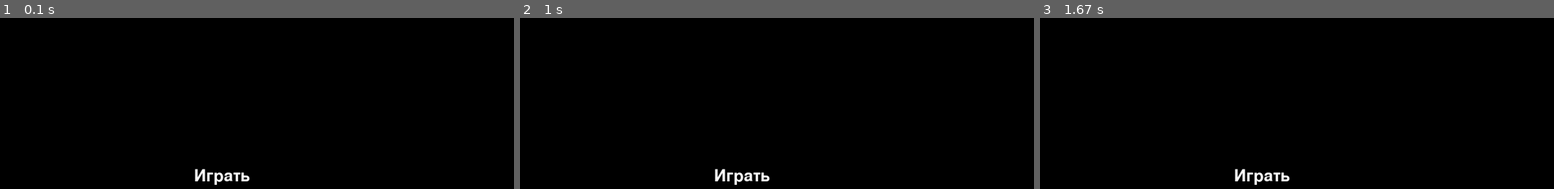
Above: before the commit, frames 1-3 (left to right).
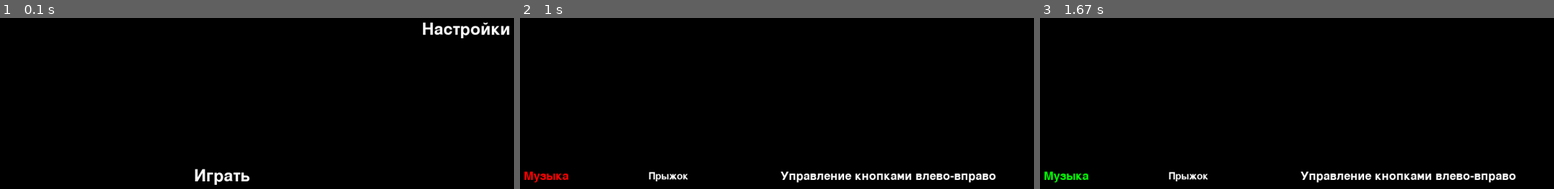
Above: after the commit, the same moments.

Repository: justxale/pygame-cyphered
Game: pygame game, started from main.py
The game is run twice, just before and just after one commit, with the same random seed, the same clock (stepped at 60 frames per second) and the same inputs.
Inputs (mouse positions are in pixels of both pictures, inside the frame that each line leads up to):
- Up to frame 1 (0.1 s): no input
- Up to frame 2 (1 s): click (987, 29) at 0.38 s, where only the run after the commit has a clickable "Настройки"; click (545, 175) at 0.72 s, where only the run after the commit has a clickable "Музыка"
- Up to frame 3 (1.67 s): click (1065, 175) at 1.05 s, where only the run after the commit has a clickable "Музыка"

The runs differ from the first frame. In frame 1, 0.7% of the frame differs, in the area x 82-100%, y 2-13%; in frame 2, 2.2%, in the area x 0-93%, y 88-98%; in frame 3, 2.2%.

Commit message:
Музыка, недоделанные настройки

Diff:
--- a/cyphered/ui/Button.py
+++ b/cyphered/ui/Button.py
@@ -18,4 +18,15 @@
 
     text_rect = text_surface.get_rect(center=button_rect.center)
 
-    return (text_surface, text_rect, button_rect)
+    return (text_surface, text_rect, button_rect, button_x, button_y, button_width, button_height)
+
+
+class Button:
+    def __init__(self):
+        pass
+
+    def create(self):
+        pass
+
+    def render(self):
+        pass
--- /dev/null
+++ b/cyphered/ui/Sounds.py
@@ -0,0 +1,22 @@
+import pygame
+
+
+class SoundPlayer:
+    def __init__(self):
+        pygame.mixer.init()  # Инициализация mixer'а
+
+    def play_sound(self, sound_file, volume=0.1):
+        sound = pygame.mixer.Sound(sound_file)  # Загрузка звукового файла
+        sound.set_volume(volume)  # Установка громкости
+        sound.play()  # Проигрывание звука
+
+    def play_music(self, music_file, repeat=True):
+        pygame.mixer.music.load(music_file)  # Загрузка музыкального файла
+        pygame.mixer.music.set_volume(0.2)
+        pygame.mixer.music.play(-1 if repeat else 0)  # Проигрывание музыки с повтором (если указано)
+
+    def pause_music(self):
+        pygame.mixer.music.pause()  # Пауза музыки
+
+    def unpause_music(self):
+        pygame.mixer.music.unpause()  # Возобновление проигрывания музыки
--- a/main.py
+++ b/main.py
@@ -2,6 +2,10 @@
 from cyphered.ui.Button import get_component_button
 from cyphered.ui.Text_displ import text_displ
 from cyphered.ui.Multiple_text_displ import multiple_text_discpl
+from cyphered.ui.Sounds import SoundPlayer
+
+with open('./Resources/settings') as f:
+    rightleft, jump, music = tuple(map(str, f.readline().split(',')))
 
 # pygame setup
 pygame.init()
@@ -10,8 +14,16 @@
 running = True
 start_button_clicked = False  # переменная нажатия кнопки "играть"
 background_lookaround_button_clicked = False  # кнопка осмотреться в предыстории
+settings_button_clicked = False  # кнопка настроек
+flag = True  # вспомогательная переменная для плеера
+player = SoundPlayer()  # объект класса плеера
 
 while running:
+
+    if music == 'on' and flag:
+        player.play_music("Resources/background_music.mp3")
+        flag = False
+
     # poll for events
     # pygame.QUIT event means the user clicked X to close your window
     for event in pygame.event.get():
@@ -28,6 +40,11 @@
         start_button = get_component_button(1280, 720, "Играть")
         pygame.draw.rect(screen, (0, 0, 0), start_button[2])
         screen.blit(start_button[0], start_button[1])
+
+        settings_button = get_component_button(1280, 720, "Настройки", step_x=500, step_y=-300)
+        pygame.draw.rect(screen, (0, 0, 0), settings_button[2])
+        screen.blit(settings_button[0], settings_button[1])
+
         pygame.display.flip()
 
         for event in pygame.event.get():
@@ -40,6 +57,53 @@
                     if start_button[2].collidepoint(mouse_pos):
                         start_button_clicked = True
                         break
+                    if settings_button[2].collidepoint(mouse_pos):
+                        settings_button_clicked = True
+                        break
+
+        jump_button = get_component_button(1280, 720, "Прыжок", font_size=30, step_x=-150)
+        rightleft_button = get_component_button(1280, 720, "Управление кнопками влево-вправо", step_x=300,
+                                                font_size=35)
+        while settings_button_clicked and running:
+            screen.fill("black")
+            color_music_button = 'green'
+            if music == 'on':
+                color_music_button = 'red'
+            music_button = get_component_button(1280, 720, "Музыка", color=color_music_button, step_x=-400,
+                                                font_size=35)
+            pygame.draw.rect(screen, (0, 0, 0), music_button[2])
+            screen.blit(music_button[0], music_button[1])
+
+            pygame.draw.rect(screen, (0, 0, 0), jump_button[2])
+            screen.blit(jump_button[0], jump_button[1])
+
+            pygame.draw.rect(screen, (0, 0, 0), rightleft_button[2])
+            screen.blit(rightleft_button[0], rightleft_button[1])
+
+            for event in pygame.event.get():
+                if event.type == pygame.QUIT:
+                    running = False
+                    break
+                if event.type == pygame.MOUSEBUTTONDOWN:
+                    if event.button == 1:
+                        mouse_pos = pygame.mouse.get_pos()
+                        if music_button[2].collidepoint(mouse_pos):
+                            if music == 'on':
+                                music = 'off'
+                                music_button = get_component_button(1280, 720, "Музыка", color="red", step_x=-400,
+                                                                    font_size=35)
+                                pygame.draw.rect(screen, (0, 0, 0), music_button[2])
+                                screen.blit(music_button[0], music_button[1])
+                            else:
+                                music = 'on'
+                                screen.fill(pygame.Color('black'), (music_button[3], music_button[4], music_button[5],
+                                                                    music_button[6]))
+                                music_button = get_component_button(1280, 720, "Музыка", color="green", step_x=-400,
+                                                                    font_size=35)
+                                pygame.draw.rect(screen, (0, 0, 0), music_button[2])
+                                screen.blit(music_button[0], music_button[1])
+
+            pygame.display.flip()
 
     screen.fill("black")
 
Not shown, added: Resources/settings
